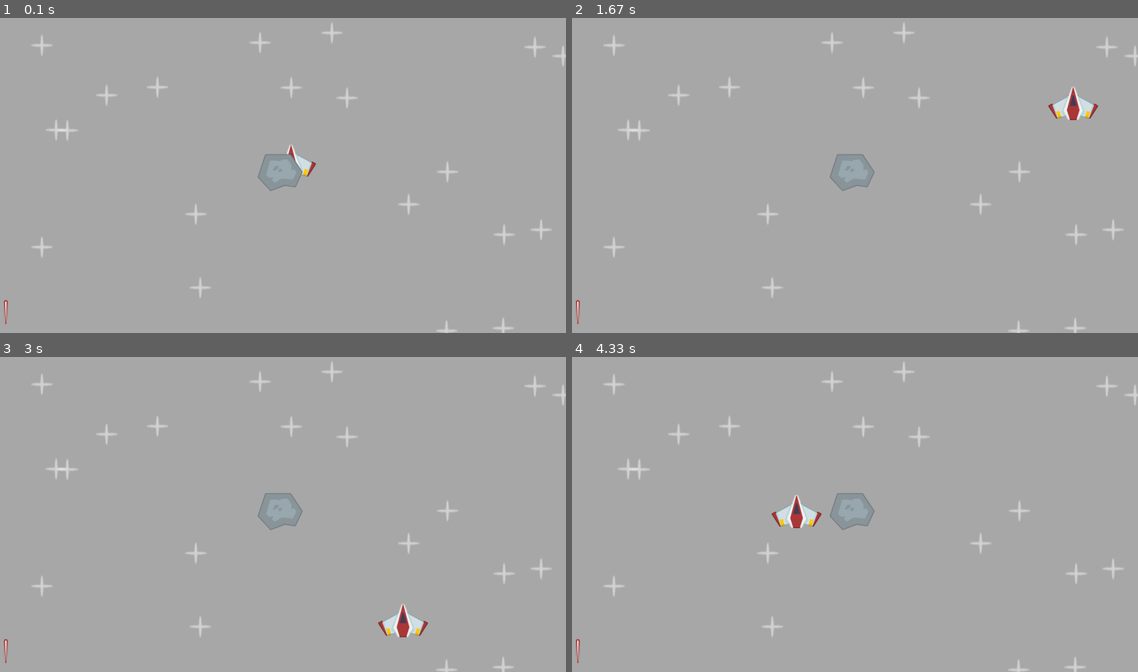
Above: before the commit, frames 1-4 (two rows, left to right).
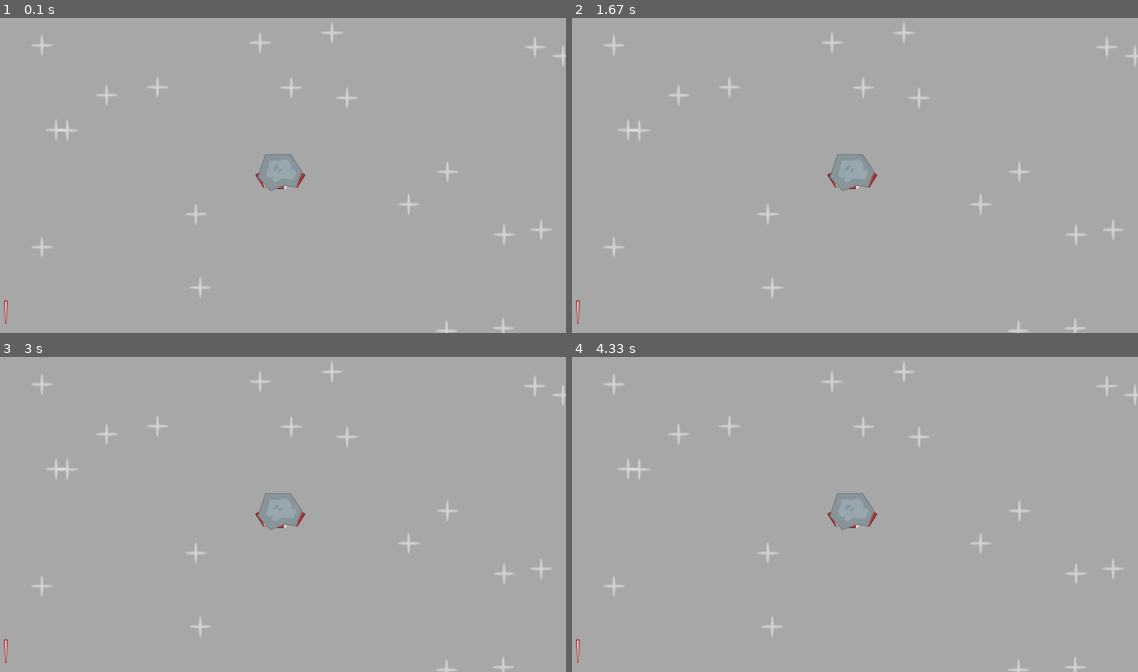
Above: after the commit, the same moments.

Repository: mrinmoy-hex/Pygame_Projects
Game: pygame game, started from main.py
The game is run twice, just before and just after one commit, with the same random seed, the same clock (stepped at 60 frames per second) and the same inputs.
Inputs:
- Up to frame 1 (0.1 s): no input
- Up to frame 2 (1.67 s): no input
- Up to frame 3 (3 s): no input
- Up to frame 4 (4.33 s): no input

The runs differ from the first frame. In frame 1, 0.2% of the frame differs, in the area x 45-56%, y 40-55%; in frame 2, 0.5%, in the area x 45-93%, y 21-55%; in frame 3, 0.5%; in frame 4, 0.5%.

Commit message:
Added input movements

Diff:
--- a/main.py
+++ b/main.py
@@ -19,7 +19,7 @@
 # importing an image
 player = pygame.image.load("images/player.png").convert_alpha()
 player_rect = player.get_frect(center = (WIDTH / 2, HEIGHT /2))
-player_dir = pygame.math.Vector2(1, -1)
+player_dir = pygame.math.Vector2()
 # print(player_dir)
 player_speed = 300
 
@@ -39,7 +39,25 @@
         if event.type == pygame.QUIT:
             pygame.quit()
             sys.exit()
+        # if event.type == pygame.KEYDOWN:
+        #     print(event.key == pygame.K_0)
 
+        # if event.type == pygame.MOUSEMOTION:
+        #     player_rect.center = event.pos
+
+    # input
+    # print(pygame.mouse.get_pressed())
+    keys = pygame.key.get_pressed()
+    player_dir.x = int(keys[pygame.K_RIGHT]) - int(keys[pygame.K_LEFT])
+    # if keys[pygame.K_RIGHT]:
+    #     player_dir.x = 1
+    # else:
+    #     player_dir.x = 0
+    player_dir = player_dir.normalize() if player_dir else player_dir
+    player_dir.y = int(keys[pygame.K_DOWN]) - int(keys[pygame.K_UP])
+    player_rect.center += player_dir * player_speed * dt
+    # for debugging player direction
+    print(player_dir)
     # draw the game
     screen.fill('darkgray')
 
@@ -51,12 +69,7 @@
     # player_rect.x += 50
     # player_rect.y -= 50
 
-    if player_rect.top < 0 or player_rect.bottom > HEIGHT:
-        player_dir.y *= -1
-    if player_rect.right > WIDTH or player_rect.left < 0:
-        player_dir.x *= -1
-
-    player_rect.center += player_dir * player_speed * dt
+    # player_rect.center += player_dir * player_speed * dt
     screen.blit(lazer, lazer_rect)
     screen.blit(meteor, meteor_rect)
 
Binary file added: images/ex_input.png
Binary file added: images/getting_input.png
